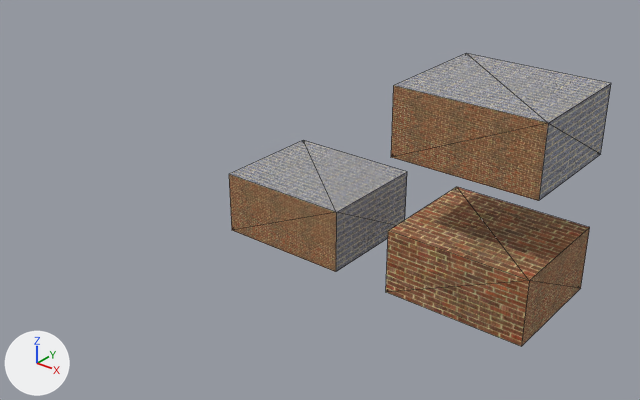
Before and after pictures for a commit that changed the COLLADA model stevelib/src/main/assets/meshes/cubes.dae.
Rendered twice from a camera (50 mm lens) standing at (14.62, -21.91, 16.24) and looking at (-3.67, 0.96, 2.06). The lights are fixed; the arrows at lower left show +X, +Y and +Z. Mesh edges are drawn as thin lines. Where no turn or scale is listed for an object, it has been applied to the vertices.
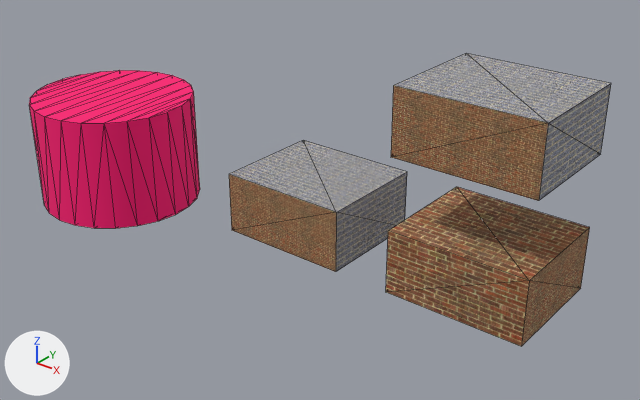
Changed parts and their boxes (x1, y1, x2, y2) in the pictures (640 x 400 px):
'cylinder', added (pink)
    after: (29, 70, 200, 228)

The change, as a diff of the scene's bpy script:
```diff
--- a/stevelib/src/main/assets/meshes/cubes.dae.py
+++ b/stevelib/src/main/assets/meshes/cubes.dae.py
@@ mat_hotpink @@
+mat_hotpink = principled_material('hotpink')
+mat_hotpink.base_color = (1.0, 0.00478, 0.171)  # pink #ff0f73
+mat_hotpink.roughness = 0.9
@@ me_cylinder @@
+me_cylinder.from_pydata(...)  # a 24-sided cylinder along z spanning x 0.0..6.5, y 0.0..6.5, z 0.0..4.4
+me_cylinder.materials.append(mat_hotpink)  # pink #ff0f73
@@ ob_cylinder @@
+ob_cylinder = bpy.data.objects.new('cylinder', me_cylinder)
+ob_cylinder.location = (-16.55, -3.69, 0.0)
```
